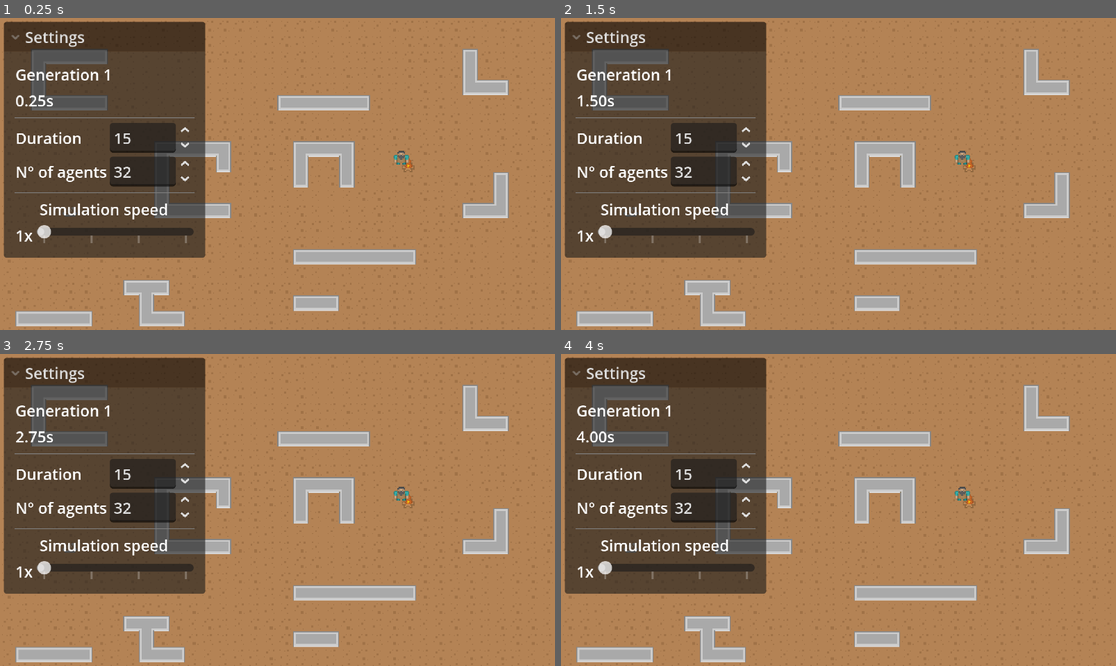
Above: before the commit, frames 1-4 (two rows, left to right).
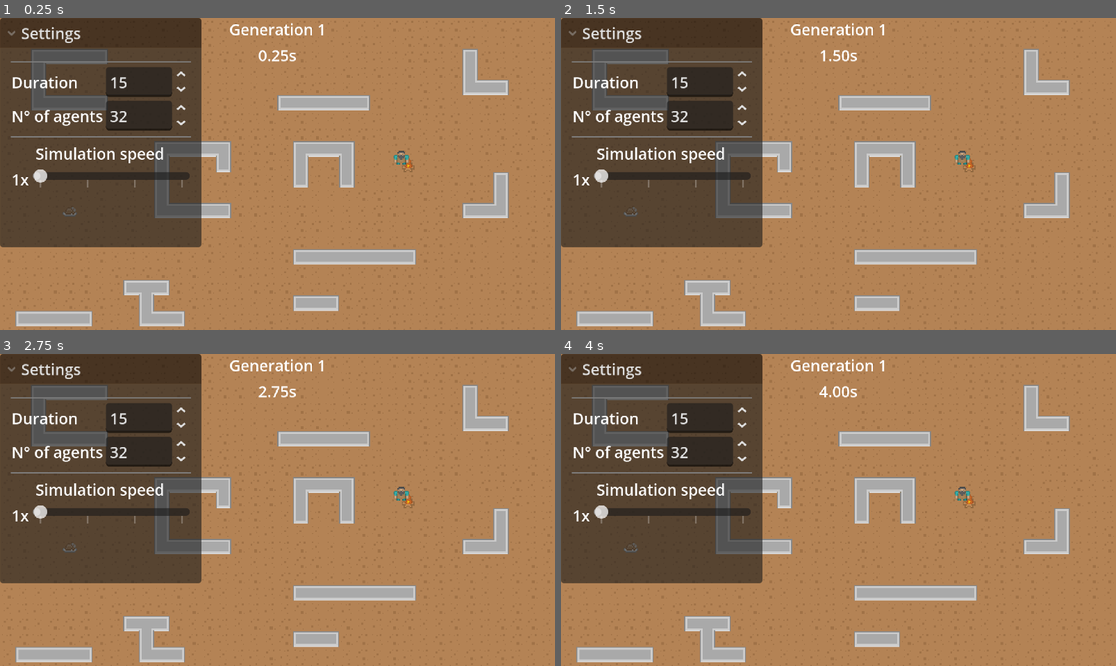
Above: after the commit, the same moments.

Repository: zerujio/gdnn
Game: Godot game, scene res://demo/main.tscn
The game is run twice, just before and just after one commit, with the same random seed, the same clock (stepped at 60 frames per second) and the same inputs.
Inputs (mouse positions are in pixels of both pictures, inside the frame that each line leads up to):
- Up to frame 1 (0.25 s): no input
- Up to frame 2 (1.5 s): move the mouse to (960, 158) at 0.52 s; move the mouse to (727, 189) at 1.27 s
- Up to frame 3 (2.75 s): move the mouse to (333, 441) at 2.02 s
- Up to frame 4 (4 s): move the mouse to (810, 572) at 2.77 s; move the mouse to (1005, 556) at 3.52 s

The runs differ from the first frame. In frame 1, 11% of the frame differs, in the area x 0-59%, y 0-77%; in frame 2, 11%; in frame 3, 11%; in frame 4, 11%.
Error in both runs: Cannot call method 'shader_create_from_spirv' on a null value. (res://nn/context.gd:26)

Commit message:
re-order ui

Diff:
--- a/demo/main.gd
+++ b/demo/main.gd
@@ -13,7 +13,7 @@
 @onready var nn: NNMultiInstance = $NNMultiInstance
 @onready var spawn_point: Node2D = $SpawnPoint
 @onready var target: Node2D = $Target
-@onready var ui := $CanvasLayer/Settings
+@onready var ui := $CanvasLayer/UI
 
 
 func _ready() -> void:
@@ -34,7 +34,6 @@
 		nn.params.update_layer_weights(i, w)
 		nn.params.update_layer_bias(i, b)
 		size.x = size.y
-
 
 	ui.size_spinbox.value = agents.size()
 	ui.duration_spinbox.value = generation_duration
--- a/demo/main.tscn
+++ b/demo/main.tscn
@@ -6,7 +6,7 @@
 [ext_resource type="Script" uid="uid://dysc03w2enur4" path="res://nn/params.gd" id="4_tefeu"]
 [ext_resource type="TileSet" uid="uid://c13pfe6ybb6ro" path="res://demo/tileset.tres" id="6_cqq71"]
 [ext_resource type="Texture2D" uid="uid://dpmq2043e3gu8" path="res://sprites/roguelikeSheet_transparent.png" id="6_d70j4"]
-[ext_resource type="PackedScene" uid="uid://g16ghyp7evjt" path="res://demo/pathfinding/settings.tscn" id="7_d70j4"]
+[ext_resource type="PackedScene" uid="uid://bdhlddvb230jh" path="res://demo/pathfinding/ui/ui.tscn" id="7_d70j4"]
 
 [sub_resource type="Resource" id="Resource_tipki"]
 script = ExtResource("4_tbgi4")
@@ -109,13 +109,4 @@
 
 [node name="CanvasLayer" type="CanvasLayer" parent="."]
 
-[node name="Settings" parent="CanvasLayer" instance=ExtResource("7_d70j4")]
-offset_left = 4.0
-offset_top = 4.0
-offset_right = 205.0
-offset_bottom = 148.0
-
-[connection signal="value_changed" from="CanvasLayer/Settings/MarginContainer/VBoxContainer/Duration/SpinBox" to="." method="_ui_duration_changed"]
-[connection signal="value_changed" from="CanvasLayer/Settings/MarginContainer/VBoxContainer/Size/SpinBox" to="." method="_ui_gen_size_changed"]
-
-[editable path="CanvasLayer/Settings"]
+[node name="UI" parent="CanvasLayer" instance=ExtResource("7_d70j4")]
--- a/demo/pathfinding/settings.gd
+++ /dev/null
@@ -1,14 +0,0 @@
-extends Control
-
-@onready var gen_label: Label = $MarginContainer/VBoxContainer/Generation
-@onready var gen_time_label: Label = $MarginContainer/VBoxContainer/Time
-@onready var size_spinbox: SpinBox = $MarginContainer/VBoxContainer/Size/SpinBox
-@onready var duration_spinbox: SpinBox = $MarginContainer/VBoxContainer/Duration/SpinBox
-
-
-func set_gen(i: int) -> void:
-	gen_label.text = "Generation %d" % i
-
-
-func set_gen_time(t: float) -> void:
-	gen_time_label.text = "%.2fs" % t
--- a/demo/pathfinding/settings.tscn
+++ b/demo/pathfinding/ui/settings.tscn
@@ -1,6 +1,5 @@
-[gd_scene load_steps=3 format=3 uid="uid://g16ghyp7evjt"]
+[gd_scene load_steps=2 format=3 uid="uid://g16ghyp7evjt"]
 
-[ext_resource type="Script" uid="uid://bkphli83rknib" path="res://demo/pathfinding/settings.gd" id="1_jniev"]
 [ext_resource type="PackedScene" uid="uid://dr7lot0xlv3k0" path="res://demo/speed_slider.tscn" id="2_bfx1s"]
 
 [node name="Settings" type="FoldableContainer"]
@@ -9,7 +8,6 @@
 offset_right = 217.0
 offset_bottom = 246.0
 title = "Settings"
-script = ExtResource("1_jniev")
 
 [node name="MarginContainer" type="MarginContainer" parent="."]
 layout_mode = 2
@@ -20,14 +18,6 @@
 
 [node name="VBoxContainer" type="VBoxContainer" parent="MarginContainer"]
 layout_mode = 2
-
-[node name="Generation" type="Label" parent="MarginContainer/VBoxContainer"]
-layout_mode = 2
-text = "Generation 0"
-
-[node name="Time" type="Label" parent="MarginContainer/VBoxContainer"]
-layout_mode = 2
-text = "0.0s"
 
 [node name="HSeparator" type="HSeparator" parent="MarginContainer/VBoxContainer"]
 layout_mode = 2
--- /dev/null
+++ b/demo/pathfinding/ui/status.tscn
@@ -0,0 +1,13 @@
+[gd_scene format=3 uid="uid://os5ko1bb1je4"]
+
+[node name="Status" type="VBoxContainer"]
+
+[node name="Generation" type="Label" parent="."]
+layout_mode = 2
+text = "Generation 0"
+horizontal_alignment = 1
+
+[node name="Time" type="Label" parent="."]
+layout_mode = 2
+text = "0.0s"
+horizontal_alignment = 1
--- /dev/null
+++ b/demo/pathfinding/ui/ui.gd
@@ -0,0 +1,14 @@
+extends Control
+
+@onready var gen_label: Label = $Status/Generation
+@onready var gen_time_label: Label = $Status/Time
+@onready var size_spinbox: SpinBox = $Settings/MarginContainer/VBoxContainer/Size/SpinBox
+@onready var duration_spinbox: SpinBox = $Settings/MarginContainer/VBoxContainer/Duration/SpinBox
+
+
+func set_gen(i: int) -> void:
+	gen_label.text = "Generation %d" % i
+
+
+func set_gen_time(t: float) -> void:
+	gen_time_label.text = "%.2fs" % t
--- /dev/null
+++ b/demo/pathfinding/ui/ui.tscn
@@ -0,0 +1,31 @@
+[gd_scene load_steps=4 format=3 uid="uid://bdhlddvb230jh"]
+
+[ext_resource type="Script" uid="uid://bkphli83rknib" path="res://demo/pathfinding/ui/ui.gd" id="1_l1khk"]
+[ext_resource type="PackedScene" uid="uid://g16ghyp7evjt" path="res://demo/pathfinding/ui/settings.tscn" id="1_mojp0"]
+[ext_resource type="PackedScene" uid="uid://os5ko1bb1je4" path="res://demo/pathfinding/ui/status.tscn" id="2_l1khk"]
+
+[node name="UI" type="Control"]
+layout_mode = 3
+anchors_preset = 15
+anchor_right = 1.0
+anchor_bottom = 1.0
+grow_horizontal = 2
+grow_vertical = 2
+script = ExtResource("1_l1khk")
+
+[node name="Settings" parent="." instance=ExtResource("1_mojp0")]
+layout_mode = 0
+offset_left = 0.0
+offset_top = 0.0
+offset_right = 209.0
+offset_bottom = 238.0
+
+[node name="Status" parent="." instance=ExtResource("2_l1khk")]
+layout_mode = 1
+anchors_preset = 5
+anchor_left = 0.5
+anchor_right = 0.5
+offset_left = -50.5
+offset_right = 50.5
+offset_bottom = 50.0
+grow_horizontal = 2
--- a/demo/speed_slider.tscn
+++ b/demo/speed_slider.tscn
@@ -3,14 +3,13 @@
 [sub_resource type="GDScript" id="GDScript_3nua5"]
 script/source = "extends VBoxContainer
 
-@onready var label: Label = $Label
+@onready var label: Label = $HBoxContainer/Label
 
 
 func _slider_value_changed(value: float) -> void:
 	assert(value > 0)
 	Engine.time_scale = value
-	label.text = \"\"
-	get_viewport().set_input_as_handled()
+	label.text = \"%.1fx\" % value
 "
 
 [node name="SimulationSpeed" type="VBoxContainer"]
@@ -35,7 +34,7 @@
 size_flags_horizontal = 3
 min_value = 1.0
 max_value = 4.0
-step = 0.25
+step = 0.5
 value = 1.0
 tick_count = 4
 ticks_on_borders = true
--- /dev/null
+++ b/demo/theme.tres
@@ -0,0 +1,3 @@
+[gd_resource type="Theme" format=3 uid="uid://b7fk6ej3pqr5x"]
+
+[resource]
Renamed: demo/pathfinding/settings.gd.uid -> demo/pathfinding/ui/ui.gd.uid
